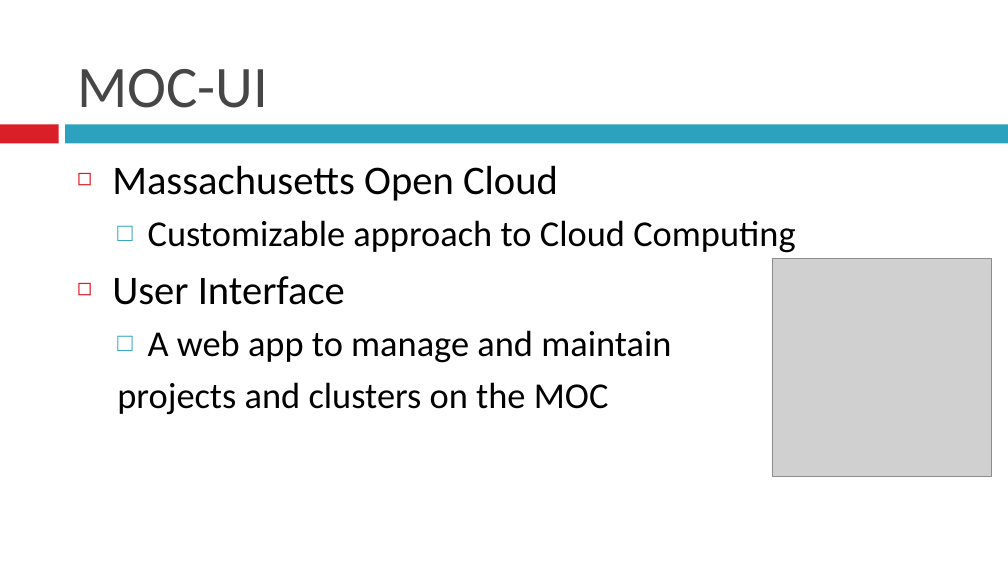
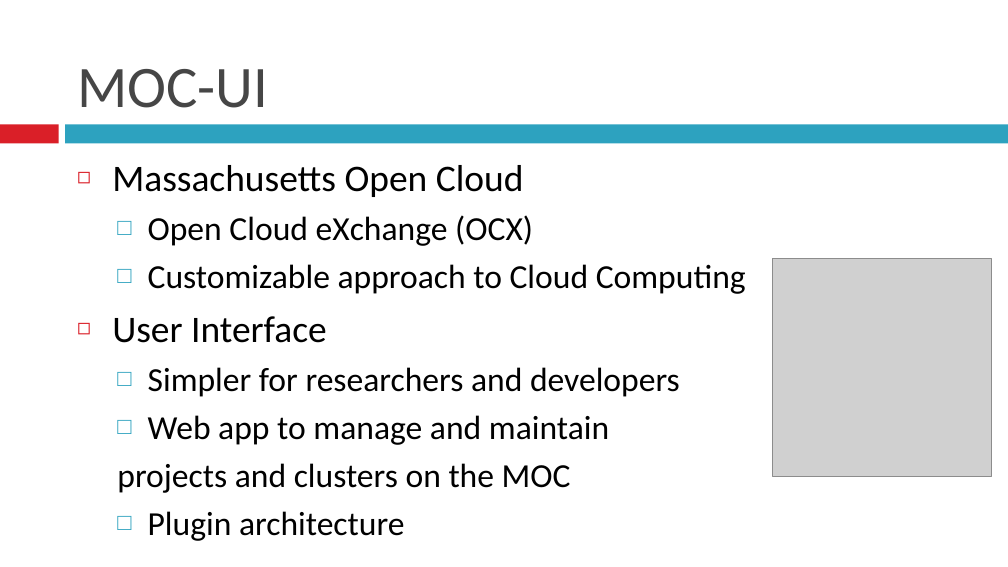
Before and after one commit to BU-EC500-SP15/moc-gui-plugins, a slide deck: slide 3 of Documentation/MOCUIPlugin-Demo1.pptx. Drawn at 1008x567 pixels with LibreOffice and Linux fonts; fonts in the diff are those of the drawing; grey boxes stand for pictures. Boxes give left, top, right and bottom in pixels: in the first picture for what was removed or moved away, otherwise in the second. Text is boxed around its words. In the diff, an @@ line names an element or a change of style, - is before the commit and + after.

Commit message:
2nd final change

```diff
--- a/Documentation/MOCUIPlugin-Demo1.pptx
+++ b/Documentation/MOCUIPlugin-Demo1.pptx
@@ text at (112,165,746,493): paragraph added @@
+  □ Plugin architecture
@@ text at (112,165,746,493): size 29 to 26.8 pt in "Massachusetts Open Cloud", "User Interface"; size 26 to 24.1 pt in "Customizable approach to Cloud Computing", "projects and clusters on the MOC" @@
@@ text at (148,215,533,246): paragraph added @@
+  □ Open Cloud eXchange (OCX)
@@ text at (148,367,680,445): text changed; size 26 to 24.1 pt @@
-  □ A web app to manage and maintain
+  □ Simpler for researchers and developers
+  □ Web app to manage and maintain
```
Also in this commit, not shown: 1 other slide changed.
